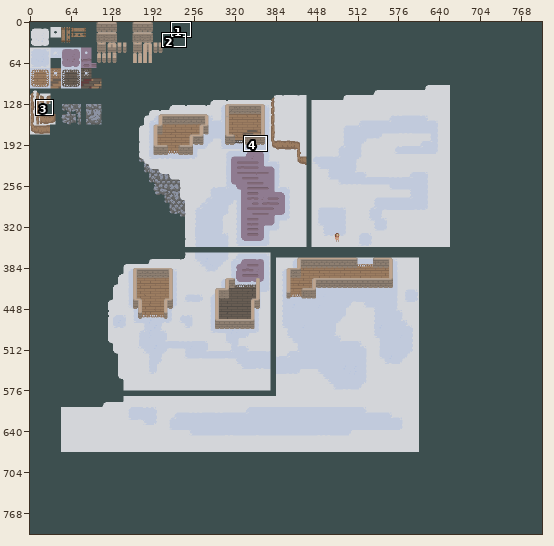
File history of a pixel-art file, rughai/tiles/RughaiHub.ase. Above, an overview of the earlier version with the close-up marked.
Close-up. First the earlier version:
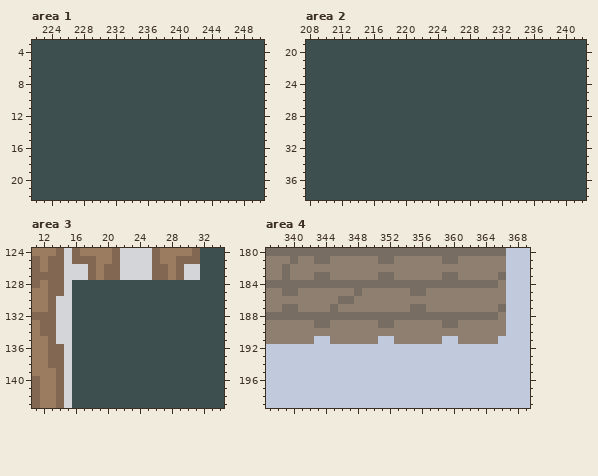
800x800 pixels, 1 frame. Shown: area 1: x 222..250, y 3..22; area 2: x 208..242, y 19..38; area 3: x 11..34, y 124..143; area 4: x 337..369, y 180..199. The commit also changed other parts of the picture, which this record leaves out.
The same view after the edit:
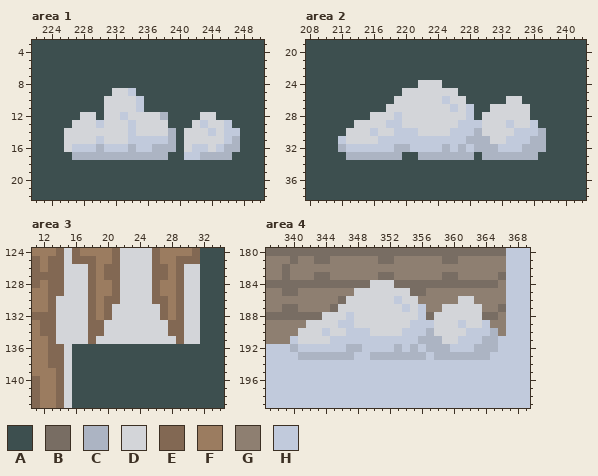
Palette (. is transparent): A #3d4f4f  B #786d63  C #acb4c3  D #d3d5d9  E #826853  F #9b7c60  G #8e7f71  H #c1cadc
Edits made:
layer "snow ornaments" added
Changed rows in their new state; - is an unchanged pixel.
Area 1, layer "snow ornaments":
first column x 226:
 9 ------DDH-------------
10 -----DDDDH------------
11 -----DDDDH------------
12 --DD-DDHDDDDC----DD---
13 -DDDHDDDHDDDD---DHDDH-
14 DDDDDDDDHDDDDC-DDDHDHH
15 DDDDHDDDHHHHHC-DDDDDHC
16 DHHHCHHHCHHCCC-DHHDHCC
17 -CCCCCCCCCCCC--HHCCCC-
Area 2, layer "snow ornaments":
first column x 212:
24 ----------DDD-------------
25 --------DDDDDDD-----------
26 -------DDDDDDHDD-----DD---
27 ------DDDDDDDDHDH--DDDDD--
28 ----DDDHDDDDDDDDH-DDDDDD--
29 --DDDDHHDDDDDDDHHHDDDHDDH-
30 -DDDHDDHHHDDDDHHHCDDDDHHHC
31 HDDDDHHHHHHHHHHHCCCDDHHHCC
32 CHHHHHHCCHHHHCHCHCCCHHHCCC
33 -CCCCCCC--CCCCCCC-CCCCCCC-
Area 3, layer "map":
first column x 16:
128 DDEFFEDDDDEFFEDD
129 DDEFFEDDDDEFFEDD
130 DDEFEEDDDDEEFEDD
131 DDEFEDDDDDDEFEDD
132 DDEFEDDDDDDEFEDD
133 DDEEDDDDDDDDEEDD
134 DDEEDDDDDDDDEEDD
135 DDEDDDDDDDDDDEDD
Area 4, layer "snow ornaments":
first column x 340:
184 ----------DDD-------------
185 --------DDDDDDD-----------
186 -------DDDDDDHDD-----DD---
187 ------DDDDDDDDHDH--DDDDD--
188 ----DDDHDDDDDDDDH-DDDDDD--
189 --DDDDHHDDDDDDDHHHDDDHDDH-
190 -DDDHDDHHHDDDDHHHCDDDDHHHC
191 HDDDDHHHHHH--HHHCCCDDHHHCC
192 C------CC----C-C-CCC---CCC
193 -CCCCCCC--CCCCCCC-CCCCCCC-
Boxes around the changes in both close-ups, in picture pixels (x1, y1, x2, y2):
changed: (64, 88, 240, 160)
changed: (338, 80, 546, 160)
changed: (72, 280, 200, 344)
changed: (290, 280, 498, 360)
